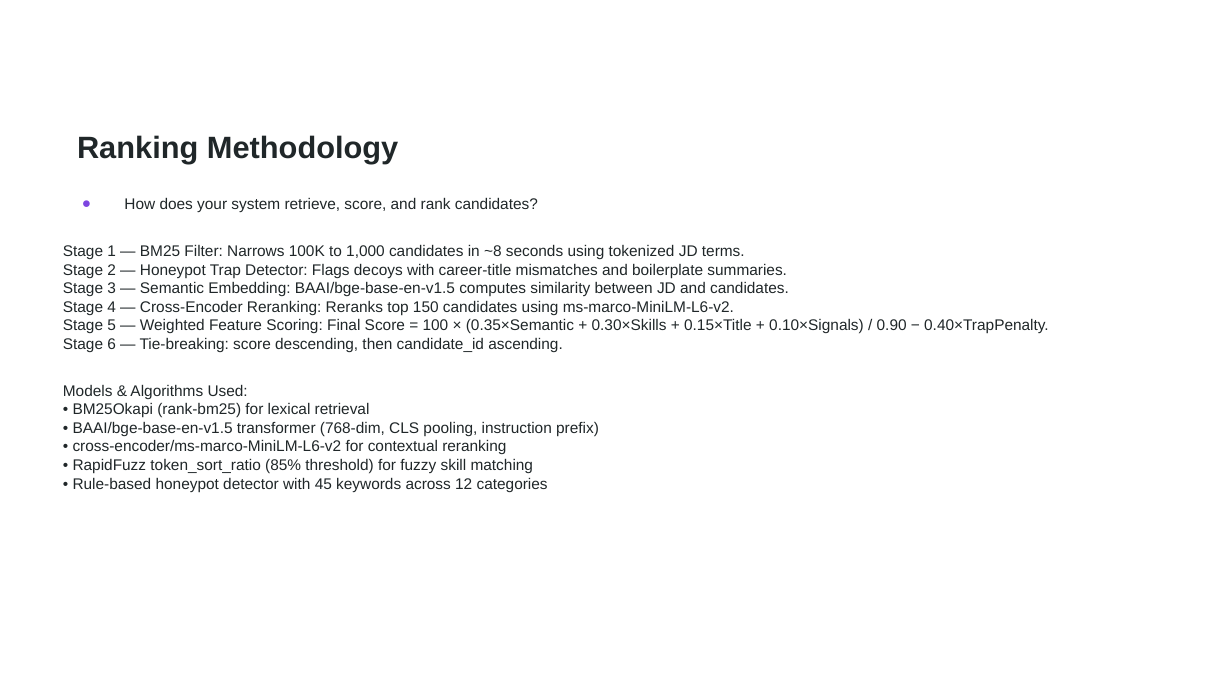
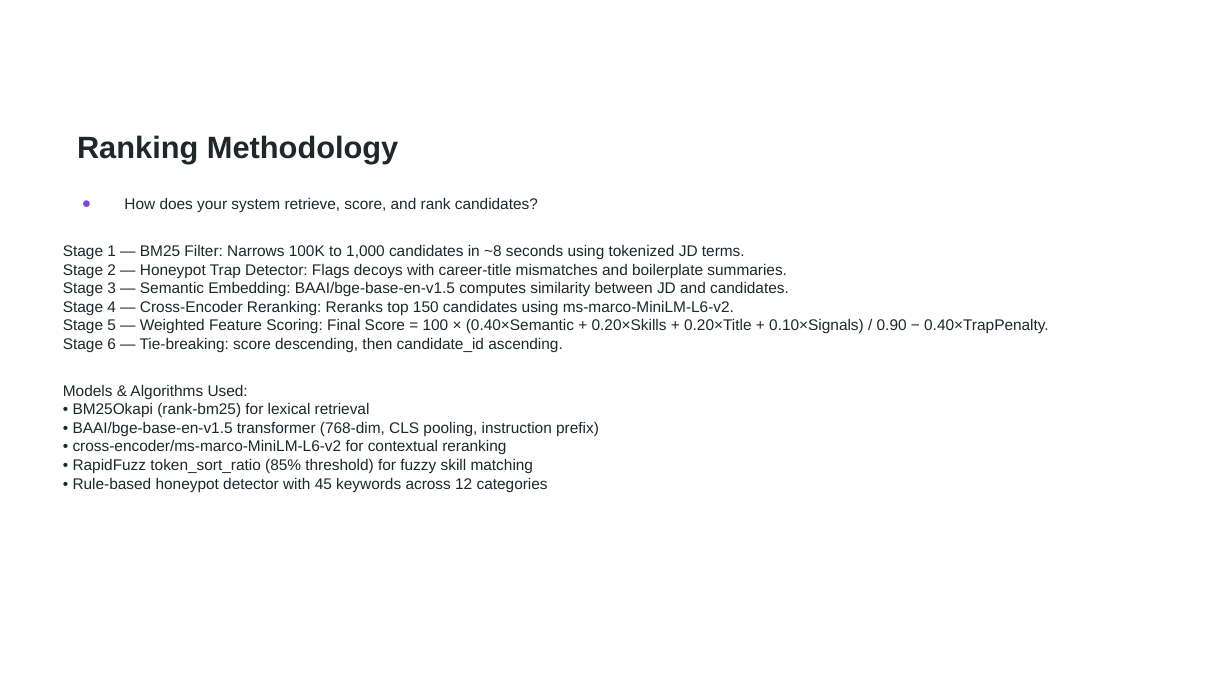
Before and after one commit to mohd-ibadullah/TalentLensAI, a slide deck: slide 4 of TalentLensAI_Submission.pptx. Drawn at 1232x693 pixels with LibreOffice and Linux fonts; fonts in the diff are those of the drawing; background and template pictures are left out. Boxes give left, top, right and bottom in pixels: in the first picture for what was removed or moved away, otherwise in the second. Text is boxed around its words. In the diff, an @@ line names an element or a change of style, - is before the commit and + after.

```diff
--- a/TalentLensAI_Submission.pptx
+++ b/TalentLensAI_Submission.pptx
@@ text at box(63, 318, 1049, 334): text changed @@
-Stage 5 — Weighted Feature Scoring: Final Score = 100 × (0.35×Semantic + 0.30×Skills + 0.15×Title + 0.10×Signals) / 0.90 − 0.40×TrapPenalty.
+Stage 5 — Weighted Feature Scoring: Final Score = 100 × (0.40×Semantic + 0.20×Skills + 0.20×Title + 0.10×Signals) / 0.90 − 0.40×TrapPenalty.
```
Also in this commit, not shown: 3 other slides changed, 1 other file.
